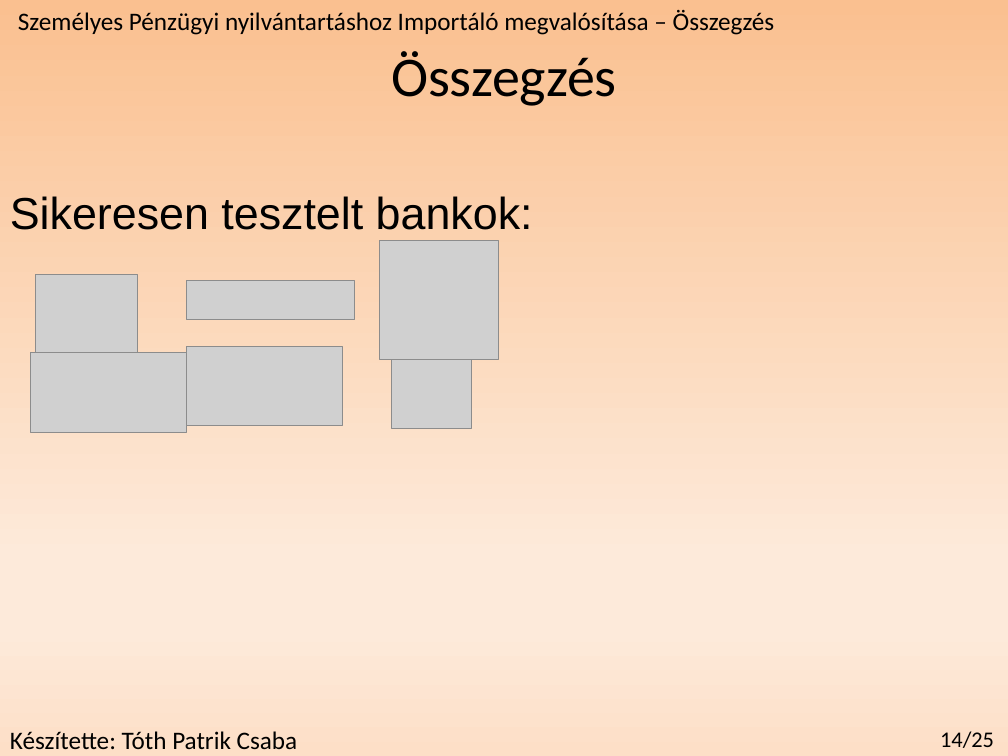
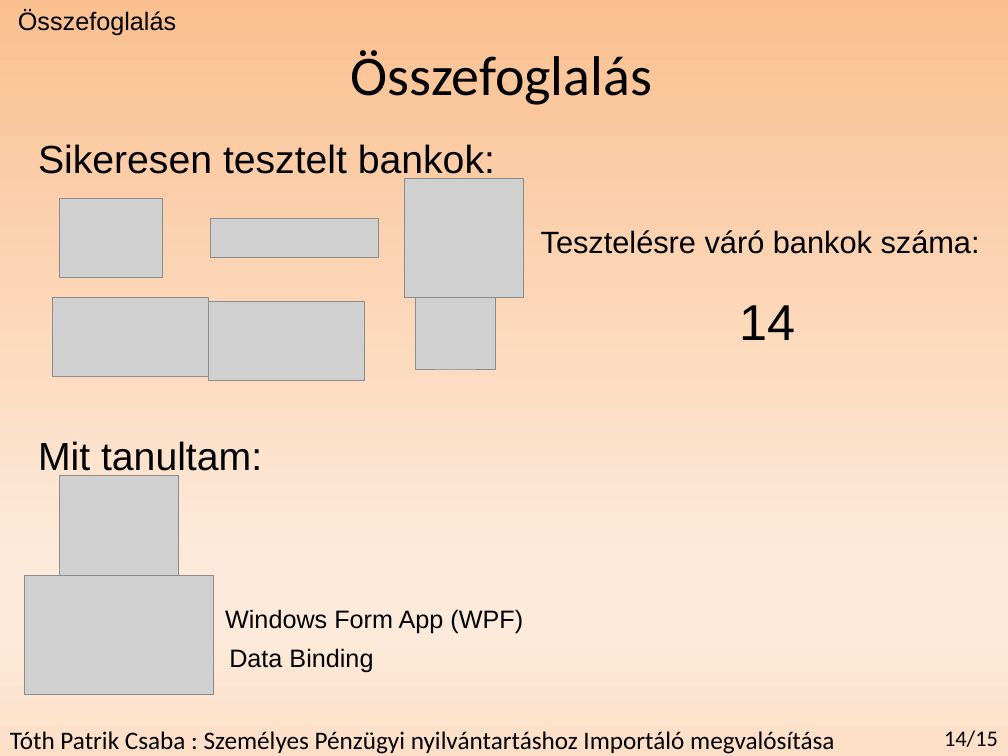
Before and after one commit to redizaar/MoneyManager, a slide deck: slide 16 of féléveselőadás_szakdoga.pptx (slide 14 before the commit). Drawn at 1008x756 pixels with LibreOffice and Linux fonts; fonts in the diff are those of the drawing; grey boxes stand for pictures. Boxes give left, top, right and bottom in pixels: in the first picture for what was removed or moved away, otherwise in the second. Text is boxed around its words. In the diff, an @@ line names an element or a change of style, - is before the commit and + after.

```diff
--- a/féléveselőadás_szakdoga.pptx
+++ b/féléveselőadás_szakdoga.pptx
@@ text at <box>18,9,176,35</box>: text changed; font Calibri to Arial @@
-Személyes Pénzügyi nyilvántartáshoz Importáló megvalósítása – Összegzés
+Összefoglalás
@@ text at <box>351,50,652,105</box>: text changed @@
-Összegzés
+Összefoglalás
@@ text "Sikeresen tesztelt bankok:": place and size @@
-text "Sikeresen tesztelt bankok:" at <box>10,196,533,230</box>
+text "Sikeresen tesztelt bankok:" at <box>38,144,495,181</box>
@@ text "Sikeresen tesztelt bankok:" at <box>38,144,495,181</box>: size 32 to 28 pt @@
@@ picture: place and size @@
-picture at <box>380,241,499,360</box>
+picture at <box>404,178,523,297</box>
@@ picture: place and size @@
-picture at <box>35,275,137,355</box>
+picture at <box>59,199,161,278</box>
@@ picture: place and size @@
-picture at <box>186,280,355,320</box>
+picture at <box>211,218,379,257</box>
@@ text added at <box>541,230,980,340</box>, 22 pt, text #000000 @@
+Tesztelésre váró bankok száma:
+14
@@ picture: place and size @@
-picture at <box>31,353,186,432</box>
+picture at <box>52,297,208,377</box>
@@ picture: place and size @@
-picture at <box>391,349,472,428</box>
+picture at <box>415,290,496,370</box>
@@ picture: place and size @@
-picture at <box>186,347,342,426</box>
+picture at <box>209,301,364,381</box>
@@ text added at <box>38,441,262,478</box>, 28 pt, text #000000 @@
+Mit tanultam:
@@ picture added at <box>59,476,178,595</box> @@
@@ picture added at <box>25,576,215,695</box> @@
@@ text added at <box>225,609,523,633</box>, 18 pt, text #000000 @@
+Windows Form App (WPF)
@@ text added at <box>229,648,373,673</box>, 18 pt, text #000000 @@
+Data Binding
@@ text at <box>10,731,834,754</box>: text changed @@
-Készítette: Tóth Patrik Csaba
+Tóth Patrik Csaba : Személyes Pénzügyi nyilvántartáshoz Importáló megvalósítása
@@ text at <box>944,730,998,747</box>: text changed @@
-14/25
+14/15
```
Also in this commit, not shown: 14 other slides changed, 2 slides added, 1 slide removed, 1 other file.
